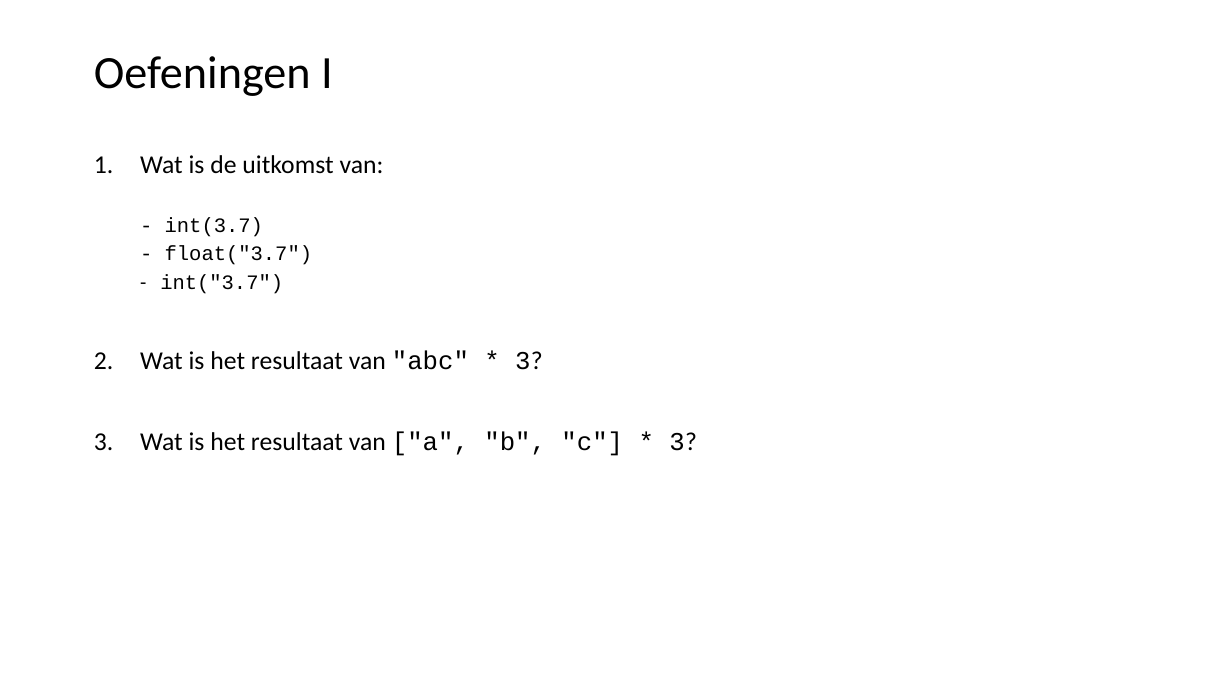
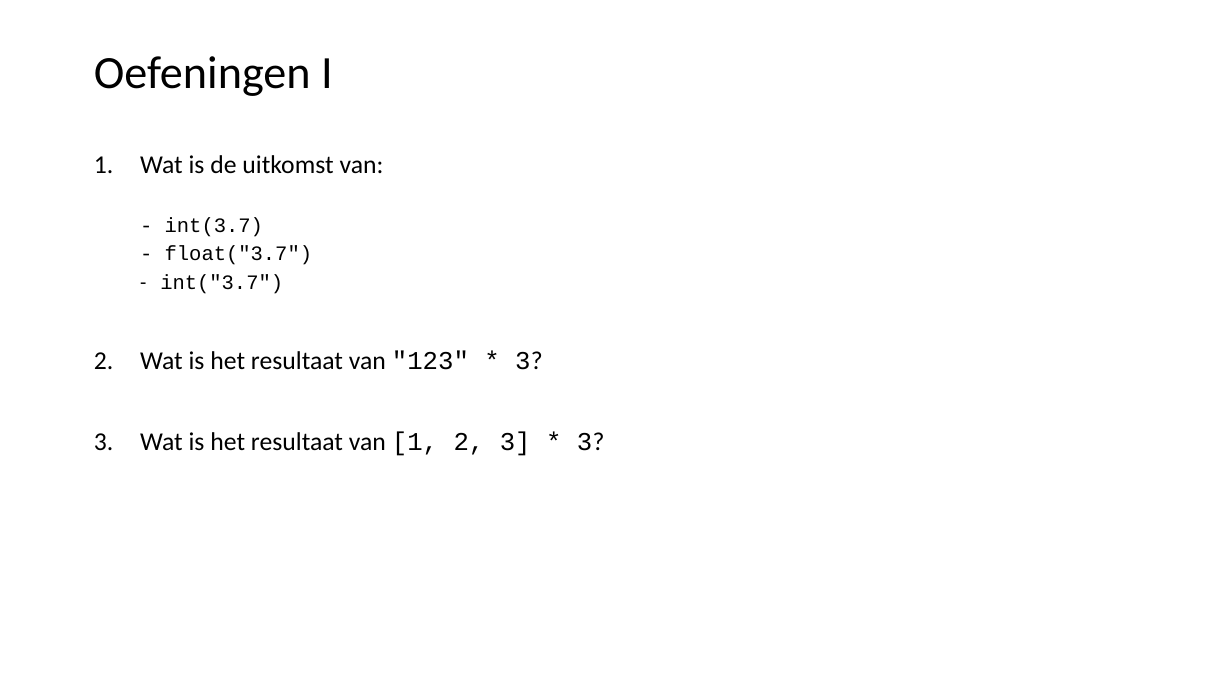
Before and after one commit to LFKoning/knowledge-sharing, a slide deck: slide 32 of python_trainees/1_basics_classes/python_traineeship_1.pptx (slide 31 before the commit). Drawn at 1232x693 pixels with LibreOffice and Linux fonts; fonts in the diff are those of the drawing. Boxes give left, top, right and bottom in pixels: in the first picture for what was removed or moved away, otherwise in the second. Text is boxed around its words. In the diff, an @@ line names an element or a change of style, - is before the commit and + after.

```diff
--- a/python_trainees/1_basics_classes/python_traineeship_1.pptx
+++ b/python_trainees/1_basics_classes/python_traineeship_1.pptx
@@ text at (x1=94, y1=350, x2=605, y2=456): text changed @@
-2. Wat is het resultaat van "abc" * 3?
-3. Wat is het resultaat van ["a", "b", "c"] * 3?
+2. Wat is het resultaat van "123" * 3?
+3. Wat is het resultaat van [1, 2, 3] * 3?
```
Also in this commit, not shown: 11 other slides changed, 1 slide added, 10 other files.
